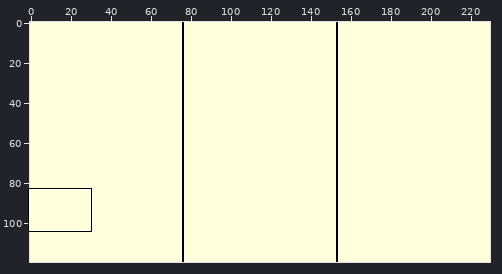
A sprite sheet gets an edit: thumbnail.png. Above: a wide view before the commit, with the close-up outlined.
Close-up. Before the commit:
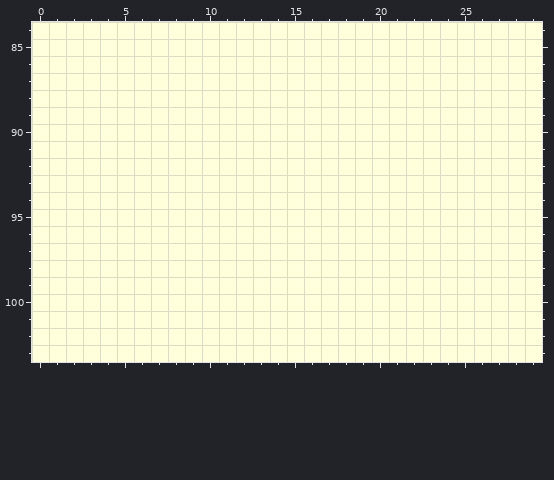
The file is 230x120 pixels. Colours within 5 levels of each other are drawn and written as one. Shown: x 0..29, y 84..103. The commit also changed other parts of the picture, which this record leaves out.
Now the later version:
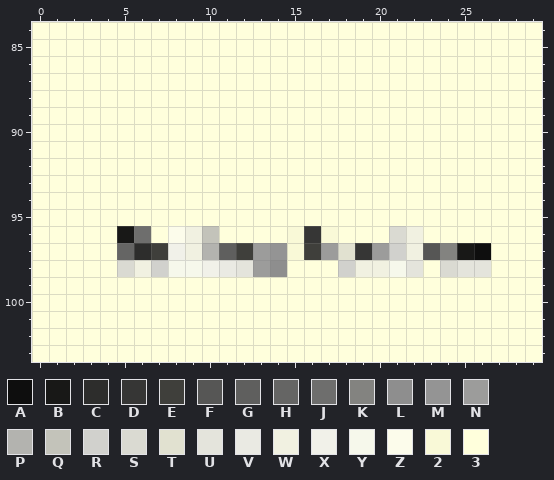
Palette (. is transparent): A #0e0e0e  B #181817  C #2d2d2c  D #363635  E #3f3f3b  F #565655  G #5f5f5e  H #656564  J #6e6e6d  K #838380  L #8e8e8e  M #949494  N #9c9c9b  P #b3b3af  Q #c3c3ba  R #d1d1cd  S #dadad2  T #e1e1d0  U #e4e4dc  V #eaeae3  W #f1f1e1  X #f1f1e9  Y #f6f8eb  Z #fcfceb  2 #f9f9d7  3 #ffffdc
Diff:
The author changed colour 3 to colour 2 in row 96 at x 15 and 17; in row 97 at x 15.
The author changed colour 3 to colour A in row 97 at x 26.
The author changed colour 3 to colour B in row 96 at x 5; in row 97 at x 25.
The author changed colour 3 to colour C in row 97 at x 6.
The author changed colour 3 to colour D in row 96 at x 16; in row 97 at x 19.
The author changed colour 3 to colour E in row 97 at x 7, 12 and 16.
The author changed colour 3 to colour F in row 97 at x 23.
The author changed colour 3 to colour G in row 97 at x 11.
The author changed colour 3 to colour H in row 97 at x 5.
The author changed colour 3 to colour J in row 96 at x 6.
The author changed colour 3 to colour K in row 97 at x 24.
The author changed colour 3 to colour L in row 98 at x 14.
The author changed colour 3 to colour M in row 97 at x 14.
The author changed colour 3 to colour N in row 97 at x 13, 17 and 20; in row 98 at x 13.
The author changed colour 3 to colour P in row 97 at x 10.
The author changed colour 3 to colour Q in row 96 at x 10.
The author changed colour 3 to colour R in row 97 at x 21; in row 98 at x 7 and 18.
The author changed colour 3 to colour S in row 96 at x 21; in row 98 at x 5 and 24.
The author changed colour 3 to colour T in row 97 at x 18.
The author changed colour 3 to colour U in row 98 at x 12, 22 and 25 to 26.
The author changed colour 3 to colour V in row 98 at x 11.
The author changed colour 3 to colour W in rows 96 to 97 at x 9 and 22; in row 98 at x 6 and 19 to 20.
The author changed colour 3 to colour X in row 97 at x 8; in row 98 at x 10.
The author changed colour 3 to colour Y in row 98 at x 8 to 9 and 21.
The author changed colour 3 to colour Z in row 96 at x 8.
Pixel boxes of the changes (left, top, right, bottom) in both close-ups:
changed: (117, 226, 491, 277)
